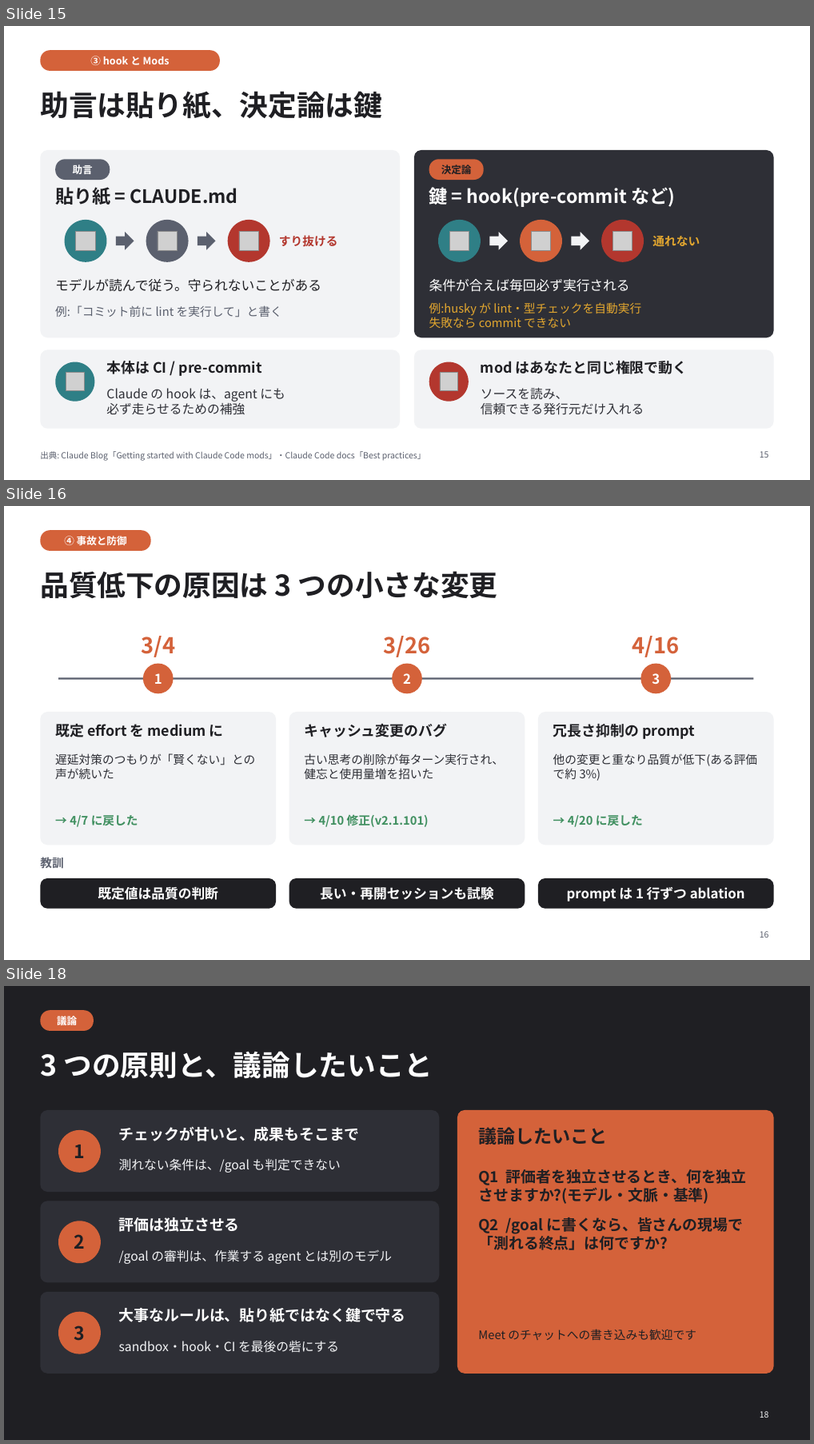
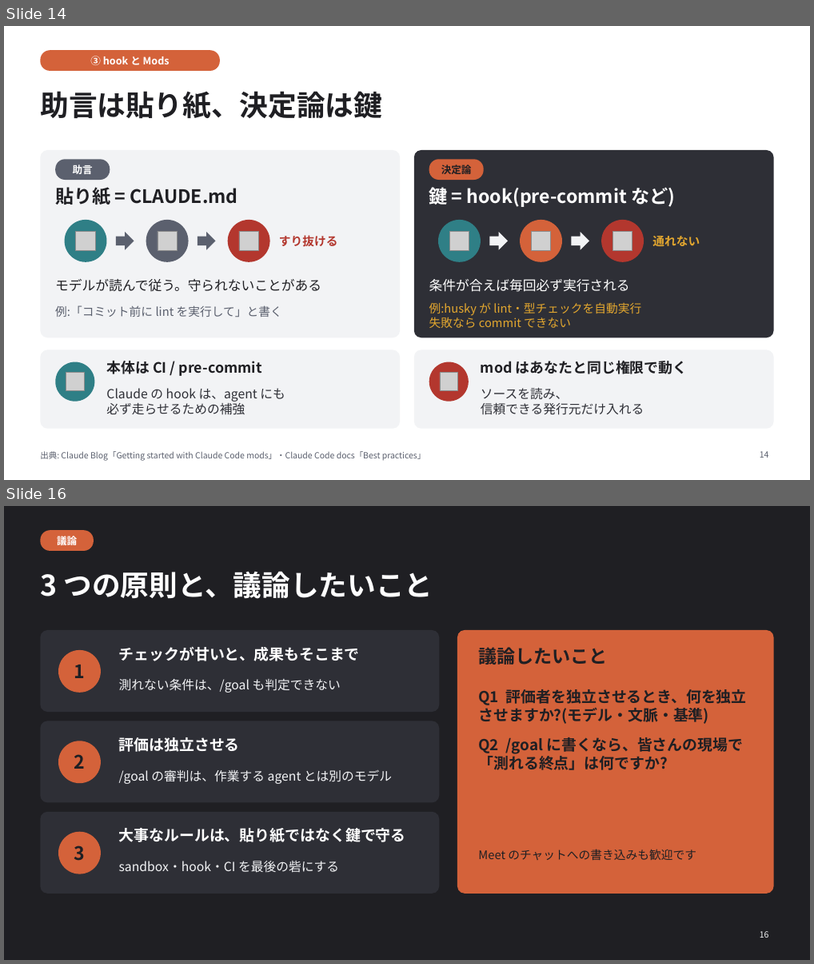
Before and after one commit to IAmTheWang/powerpoint-presentations, a slide deck: claude-code-tech-talk.pptx. Shown one above the other, each under a label of ours: slides 15, 16 and 18 before the commit, slides 14 and 16 after it; the slides between them are not shown. The pictures are 814x1444 and 814x964 pixels, drawn with LibreOffice and Linux fonts; fonts in the diff are those of the drawing; grey boxes stand for pictures. Boxes give left, top, right and bottom in pixels: in the first picture for what was removed or moved away, otherwise in the second. Text is boxed around its words. In the diff, an @@ line names an element or a change of style, - is before the commit and + after.

```diff
--- a/claude-code-tech-talk.pptx
+++ b/claude-code-tech-talk.pptx
@@ slide 16 removed at [4, 506, 810, 960], background #FFFFFF @@
@@ rounded rectangle removed at [40, 530, 151, 551] @@
-④ 事故と防御
@@ title removed at [40, 571, 498, 599] @@
-品質低下の原因は 3 つの小さな変更
@@ text removed at [141, 636, 175, 657] @@
-3/4
@@ text removed at [384, 636, 431, 657] @@
-3/26
@@ text removed at [633, 636, 680, 657] @@
-4/16
@@ ellipse removed at [143, 664, 174, 693] @@
-1
@@ ellipse removed at [392, 664, 422, 693] @@
-2
@@ ellipse removed at [641, 664, 671, 693] @@
-3
@@ line removed from (58, 679) to (754, 679) @@
@@ rounded rectangle removed at [40, 712, 276, 844] @@
@@ rounded rectangle removed at [290, 712, 526, 844] @@
@@ rounded rectangle removed at [538, 712, 774, 844] @@
@@ text removed at [55, 724, 224, 737] @@
-既定 effort を medium に
@@ text removed at [304, 723, 447, 737] @@
-キャッシュ変更のバグ
@@ text removed at [554, 724, 695, 739] @@
-冗長さ抑制の prompt
@@ text removed at [55, 753, 255, 779] @@
-遅延対策のつもりが「賢くない」との声が続いた
@@ text removed at [304, 753, 504, 780] @@
-古い思考の削除が毎ターン実行され、健忘と使用量増を招いた
@@ text removed at [554, 753, 758, 780] @@
-他の変更と重なり品質が低下(ある評価で約 3%)
@@ text removed at [70, 815, 138, 827] @@
-→ 4/7 に戻した
@@ text removed at [319, 814, 429, 827] @@
-→ 4/10 修正(v2.1.101)
@@ text removed at [568, 815, 643, 827] @@
-→ 4/20 に戻した
@@ text removed at [40, 856, 63, 871] @@
-教訓
@@ rounded rectangle removed at [40, 878, 276, 908] @@
@@ text removed at [98, 886, 218, 900] @@
-既定値は品質の判断
@@ rounded rectangle removed at [290, 878, 526, 908] @@
@@ text removed at [320, 886, 494, 900] @@
-長い・再開セッションも試験
@@ rounded rectangle removed at [538, 878, 774, 908] @@
@@ text removed at [567, 887, 746, 901] @@
-prompt は 1 行ずつ ablation
@@ page number removed at [760, 931, 770, 937] @@
-16
@@ what was slide 15 is now slide 14 @@
@@ page number at [760, 451, 770, 457]: text changed @@
-15
+14
@@ what was slide 18 is now slide 16 @@
```
Also in this commit, not shown: 1 slide changed, 1 other slide removed, 3 other files.
